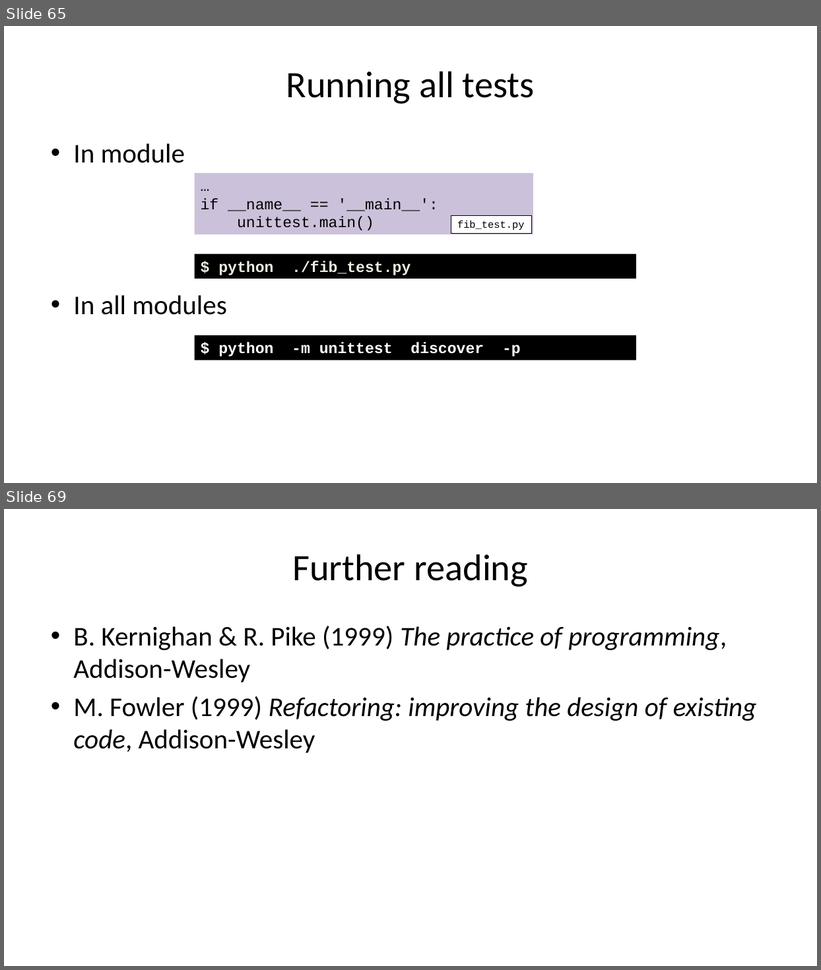
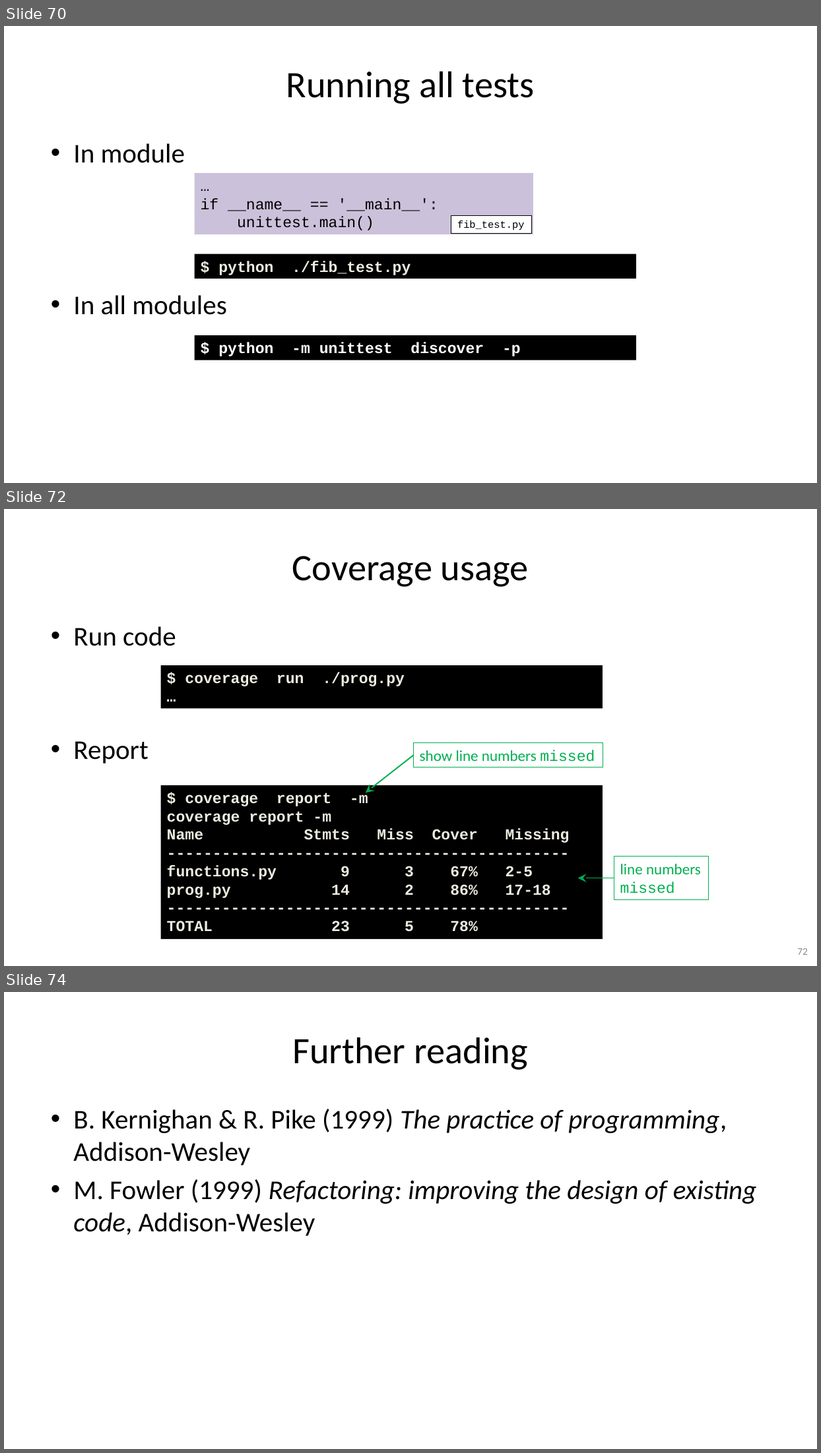
Before and after one commit to gjbex/Python-software-engineering, a slide deck: python_software_engineering.pptx. Shown one above the other, each under a label of ours: slides 65 and 69 before the commit, slides 70, 72 and 74 after it; the slides between them are not shown. The pictures are 821x970 and 821x1453 pixels, drawn with LibreOffice and Linux fonts; fonts in the diff are those of the drawing. Boxes give left, top, right and bottom in pixels: in the first picture for what was removed or moved away, otherwise in the second. Text is boxed around its words. In the diff, an @@ line names an element or a change of style, - is before the commit and + after.

Commit message:
Add slides on tear down, running tests, coverage

```diff
--- a/python_software_engineering.pptx
+++ b/python_software_engineering.pptx
@@ slide 72 added at (4,509,817,966), background #FFFFFF @@
@@ title added at (292,556,529,587), 44 pt, text #000000 @@
+Coverage usage
@@ text added at (73,626,176,764), 32 pt, text #000000 @@
+• Run code
+• Report
@@ rectangle added at (161,666,603,709), fill #000000, 18 pt, text #EEECE1, bold @@
+$ coverage run ./prog.py
+…
@@ rectangle added at (414,743,604,768), fill #FFFFFF, outline #00B050 0.75 pt, 18 pt, text #00B050 @@
+show line numbers missed
@@ arrow added from (414, 755) to (366, 793), #00B050 1.5 pt @@
@@ rectangle added at (161,786,603,939), fill #000000, 18 pt, text #EEECE1, bold @@
+$ coverage report -m
+coverage report -m
+Name Stmts Miss Cover Missing
+--------------------------------------------
+functions.py 9 3 67% 2-5
+prog.py 14 2 86% 17-18
+--------------------------------------------
+TOTAL 23 5 78%
@@ rectangle added at (614,857,708,900), fill #FFFFFF, outline #00B050 0.75 pt, 18 pt, text #00B050 @@
+line numbers
+missed
@@ arrow added from (614, 879) to (578, 879), #00B050 1.5 pt @@
@@ page number added at (797,949,808,955), 12 pt, text #8C8C8C @@
+72
@@ what was slide 65 is now slide 70 @@
@@ what was slide 69 is now slide 74 @@
```
Also in this commit, not shown: 2 slides changed, 4 other slides added.
